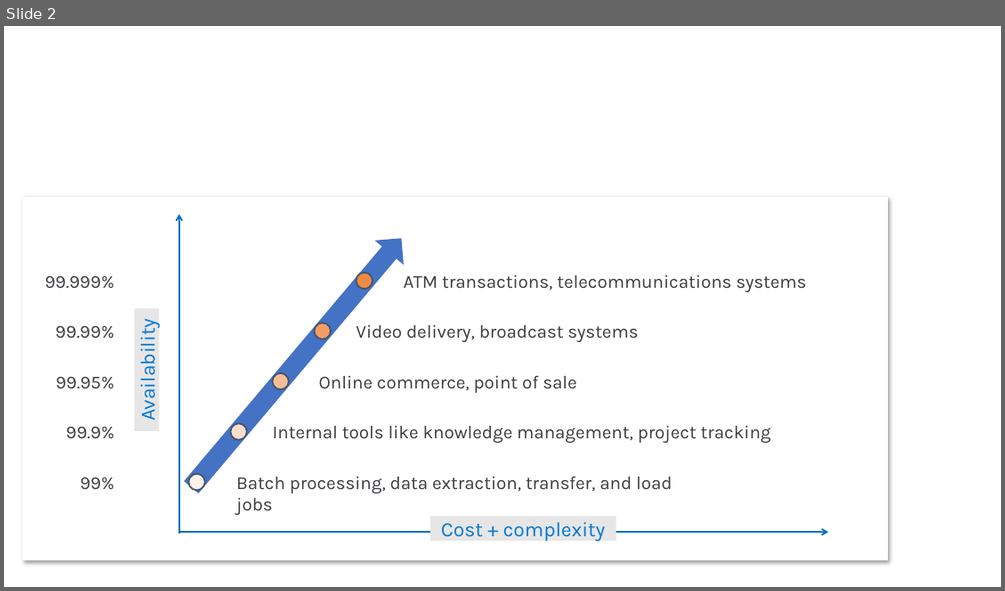
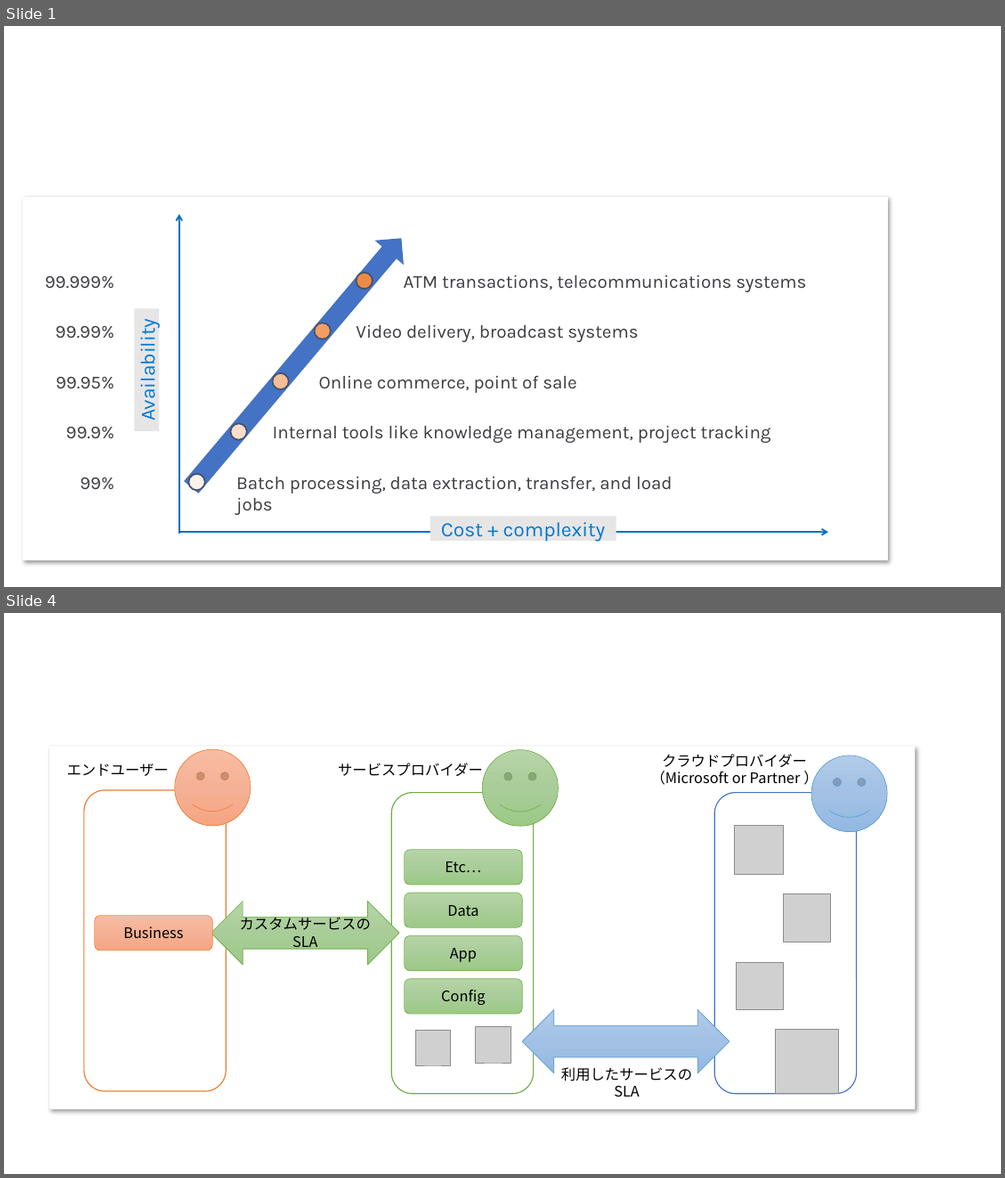
Before and after one commit to ayuina/ainaba-csa-blog, a slide deck: reliability-of-azure-based-services/images/figures.pptx. Shown one above the other, each under a label of ours: slide 2 before the commit, slides 1 and 4 after it; the slides between them are not shown. The pictures are 1005x591 and 1005x1178 pixels, drawn with LibreOffice and Linux fonts; fonts in the diff are those of the drawing; grey boxes stand for pictures. Boxes give left, top, right and bottom in pixels: in the first picture for what was removed or moved away, otherwise in the second. Text is boxed around its words. In the diff, an @@ line names an element or a change of style, - is before the commit and + after.

```diff
--- a/reliability-of-azure-based-services/images/figures.pptx
+++ b/reliability-of-azure-based-services/images/figures.pptx
@@ slide 4 added at <box>4,613,1001,1174</box>, background #FFFFFF @@
@@ rectangle added at <box>49,747,914,1110</box>, fill #FFFFFF @@
@@ text added at <box>67,763,169,776</box>, 14 pt, text #000000 @@
+エンドユーザー
@@ smiley face added at <box>175,749,251,826</box>, fill gradient #F7BDA5 to #F5B196 to #F8A582, outline #ED7D31 0.5 pt @@
@@ text added at <box>338,763,483,776</box>, 14 pt, text #000000 @@
+サービスプロバイダー
@@ smiley face added at <box>483,750,558,826</box>, fill gradient #B5D5A7 to #AACE9A to #9CC987, outline #70AD47 0.5 pt @@
@@ text added at <box>651,754,807,785</box>, 14 pt, text #000000 @@
+クラウドプロバイダー
+（Microsoft or Partner ）
@@ smiley face added at <box>811,755,888,831</box>, fill gradient #B1CBE9 to #A3C1E5 to #93B9E4, outline #5B9BD5 0.5 pt @@
@@ rounded rectangle added at <box>84,790,226,1092</box>, fill #FFFFFF, outline #ED7D31 1 pt @@
@@ rounded rectangle added at <box>391,793,534,1094</box>, fill #FFFFFF, outline #70AD47 1 pt @@
@@ rounded rectangle added at <box>714,793,857,1094</box>, fill #FFFFFF, outline #4472C4 1 pt @@
@@ picture added at <box>735,826,783,874</box> @@
@@ rounded rectangle added at <box>404,850,522,884</box>, fill gradient #B5D5A7 to #AACE9A to #9CC987, outline #70AD47 0.5 pt, 14 pt, text #000000 @@
+Etc…
@@ left right arrow added at <box>211,900,399,965</box>, fill gradient #B5D5A7 to #AACE9A to #9CC987, outline #70AD47 0.5 pt, 14 pt, text #000000 @@
+カスタムサービスの
+SLA
@@ rounded rectangle added at <box>404,892,522,928</box>, fill gradient #B5D5A7 to #AACE9A to #9CC987, outline #70AD47 0.5 pt, 14 pt, text #000000 @@
+Data
@@ picture added at <box>783,894,831,942</box> @@
@@ rounded rectangle added at <box>95,915,212,950</box>, fill gradient #F7BDA5 to #F5B196 to #F8A582, outline #ED7D31 0.5 pt, 14 pt, text #000000 @@
+Business
@@ rounded rectangle added at <box>404,935,522,971</box>, fill gradient #B5D5A7 to #AACE9A to #9CC987, outline #70AD47 0.5 pt, 14 pt, text #000000 @@
+App
@@ rounded rectangle added at <box>404,979,522,1013</box>, fill gradient #B5D5A7 to #AACE9A to #9CC987, outline #70AD47 0.5 pt, 14 pt, text #000000 @@
+Config
@@ picture added at <box>736,962,783,1009</box> @@
@@ left right arrow added at <box>522,1010,729,1074</box>, fill gradient #B1CBE9 to #A3C1E5 to #93B9E4, outline #5B9BD5 0.5 pt @@
@@ picture added at <box>415,1030,451,1064</box> @@
@@ picture added at <box>475,1027,512,1063</box> @@
@@ picture added at <box>775,1029,839,1093</box> @@
@@ text added at <box>561,1067,692,1096</box>, 14 pt, text #000000 @@
+利用したサービスのSLA
@@ what was slide 2 is now slide 1 @@
```
Also in this commit, not shown: 2 other slides added, 1 slide removed, 3 other files.
